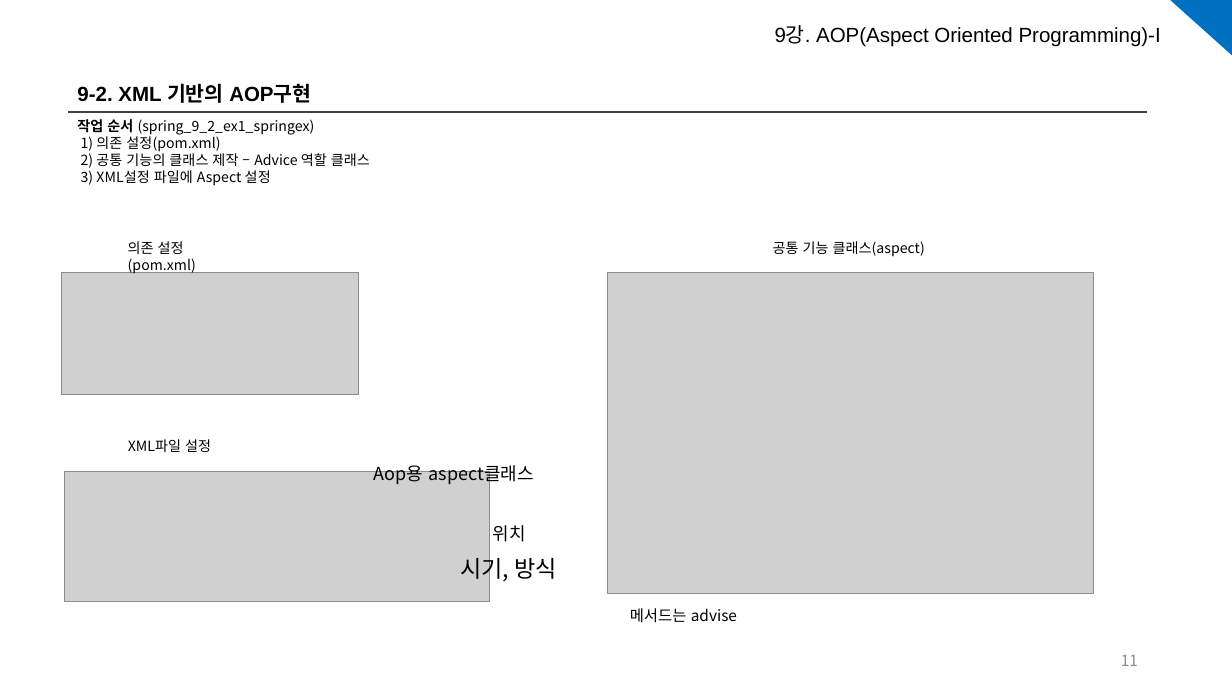
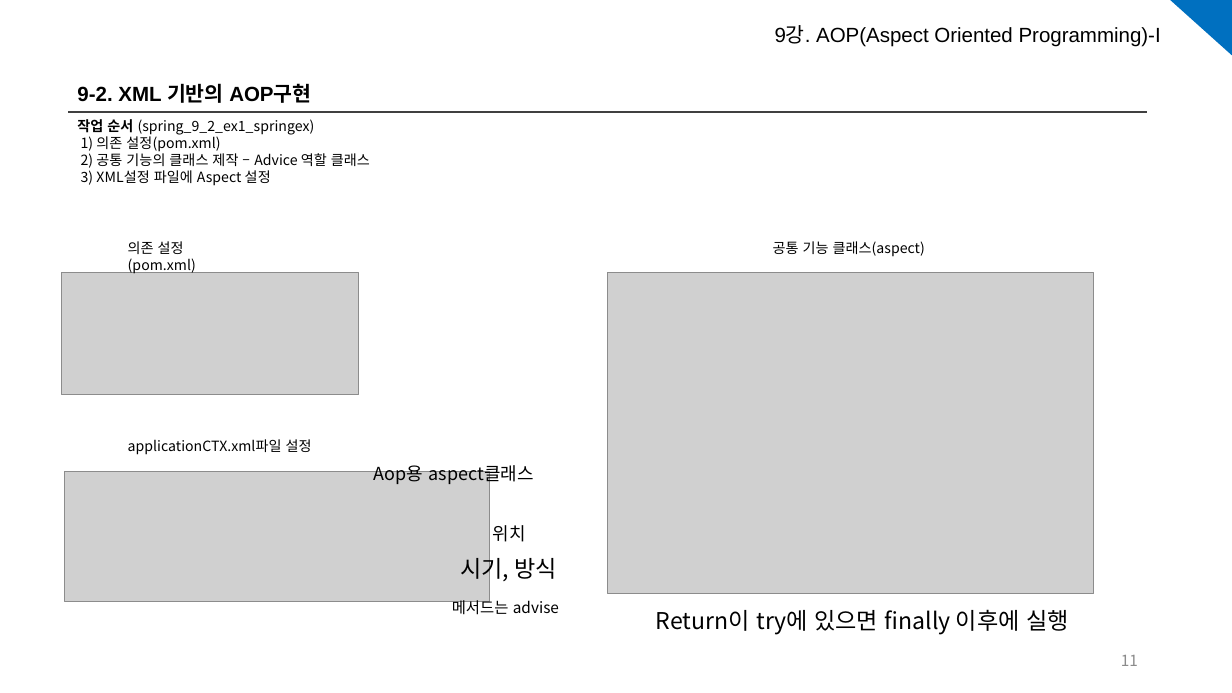
Before and after one commit to kjh8923/Study, a slide deck: slide 11 of spring/Java_자바_Spring_스프링_강의_09강_AOP-I.pptx. Drawn at 1232x693 pixels with LibreOffice and Linux fonts; fonts in the diff are those of the drawing; grey boxes stand for pictures; background and template pictures are left out. Boxes give left, top, right and bottom in pixels: in the first picture for what was removed or moved away, otherwise in the second. Text is boxed around its words. In the diff, an @@ line names an element or a change of style, - is before the commit and + after.

```diff
--- a/spring/Java_자바_Spring_스프링_강의_09강_AOP-I.pptx
+++ b/spring/Java_자바_Spring_스프링_강의_09강_AOP-I.pptx
@@ text at [128, 439, 312, 455]: text changed @@
-XML파일 설정
+applicationCTX.xml파일 설정
@@ text "메서드는 advise": place and size @@
-text "메서드는 advise" at [630, 608, 737, 623]
+text "메서드는 advise" at [452, 598, 559, 615]
@@ text added at [656, 609, 1069, 634], 18 pt, text #000000 @@
+Return이 try에 있으면 finally 이후에 실행
```
Also in this commit, not shown: 3 other files.
